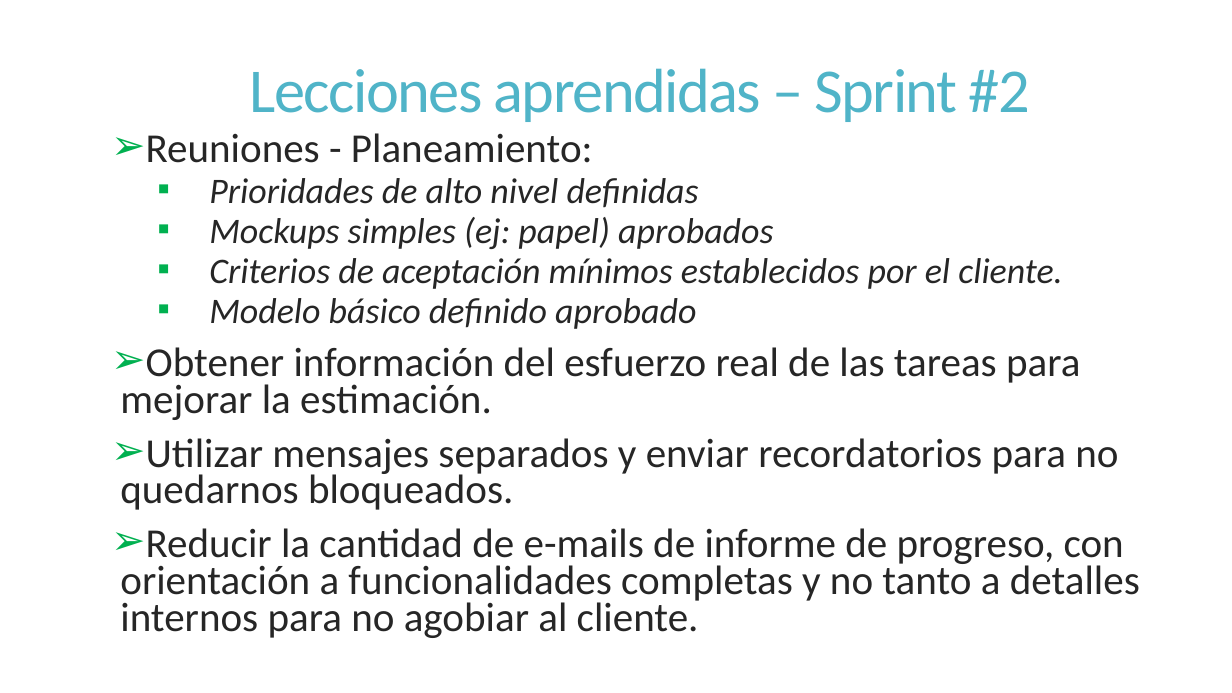
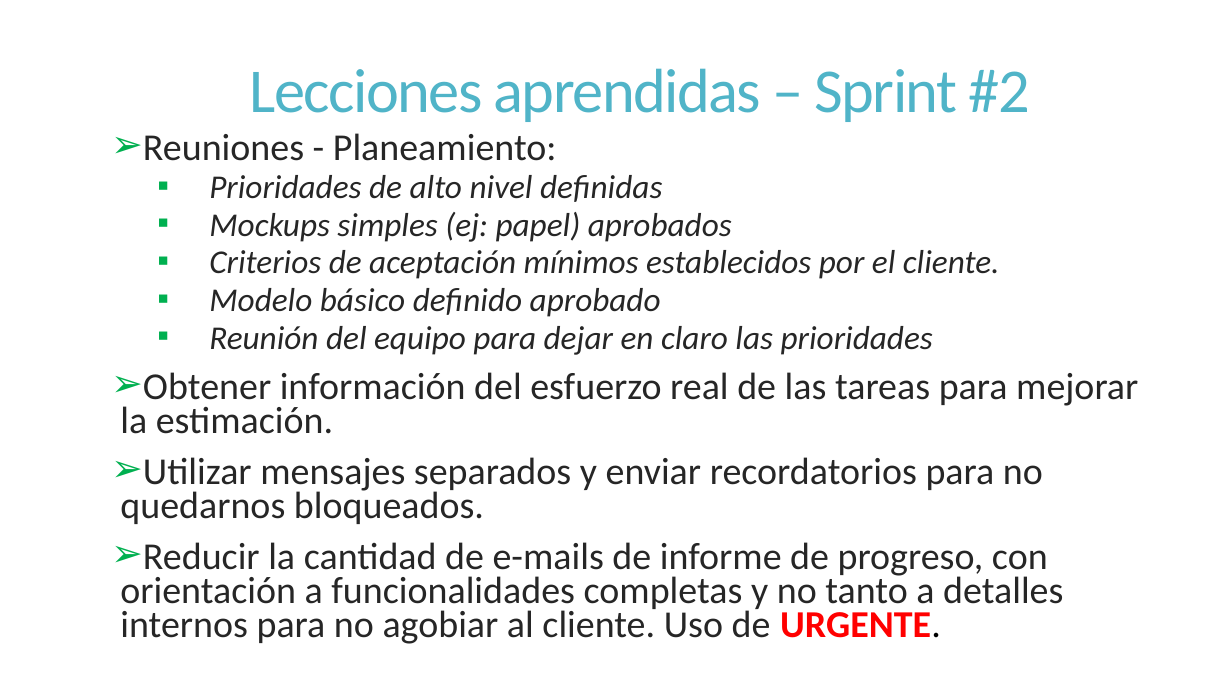
Before and after one commit to dschenkelman/a-malazan-wolvering, a slide deck: slide 8 of Presentacion.pptx (slide 5 before the commit). Drawn at 1232x693 pixels with LibreOffice and Linux fonts; fonts in the diff are those of the drawing. Boxes give left, top, right and bottom in pixels: in the first picture for what was removed or moved away, otherwise in the second. Text is boxed around its words. In the diff, an @@ line names an element or a change of style, - is before the commit and + after.

Commit message:
Updated Presentacion

```diff
--- a/Presentacion.pptx
+++ b/Presentacion.pptx
@@ text at box(120, 133, 1138, 524): size 32 to 29.6 pt in "Reuniones - Planeamiento:", "Obtener información del esfuerzo real de las ...", "Utilizar mensajes separados y enviar recordatorios para ..."; size 28 to 25.9 pt in "Prioridades de alto nivel definidas", "Mockups simples (ej: papel) aprobados", "Criterios de aceptación mínimos establecidos por el ...", "Modelo básico definido aprobado" @@
@@ text at box(209, 326, 933, 355): paragraph added @@
+    ▪ Reunión del equipo para dejar en claro las prioridades
@@ text at box(120, 542, 1063, 644): text changed; size 32 to 29.6 pt @@
-➢ Reducir la cantidad de e-mails de informe de progreso, con orientación a funcionalidades completas y no tanto a detalles internos para no agobiar al cliente.
+➢ Reducir la cantidad de e-mails de informe de progreso, con orientación a funcionalidades completas y no tanto a detalles internos para no agobiar al cliente. Uso de URGENTE.
```
Also in this commit, not shown: 2 other slides changed, 6 slides added.
